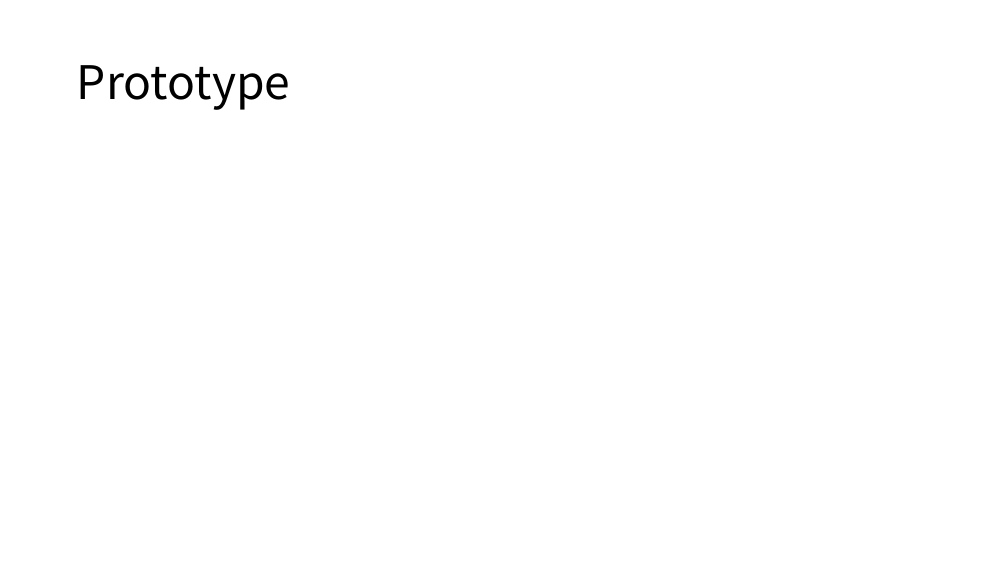
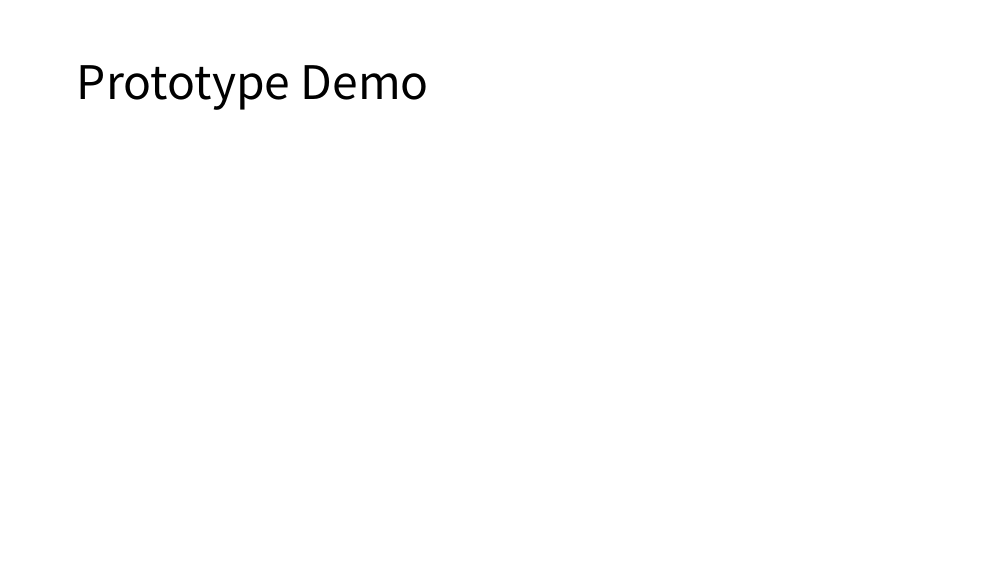
Before and after one commit to horaceyoung/Fin10-Plant-Trees, a slide deck: slide 7 of presentation.pptx. Drawn at 1008x567 pixels with LibreOffice and Linux fonts; fonts in the diff are those of the drawing. Boxes give left, top, right and bottom in pixels: in the first picture for what was removed or moved away, otherwise in the second. Text is boxed around its words. In the diff, an @@ line names an element or a change of style, - is before the commit and + after.

```diff
--- a/presentation.pptx
+++ b/presentation.pptx
@@ title at bbox=[77, 65, 429, 110]: text changed @@
-Prototype
+Prototype Demo
```
Also in this commit, not shown: 1 other slide changed, 1 slide added, 4 other files.
